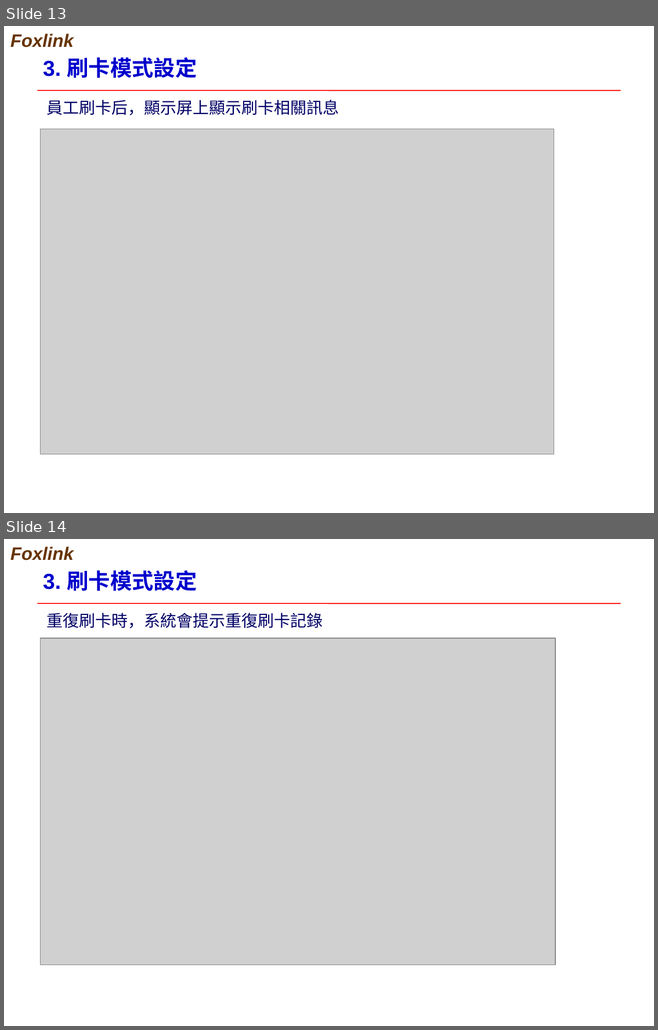
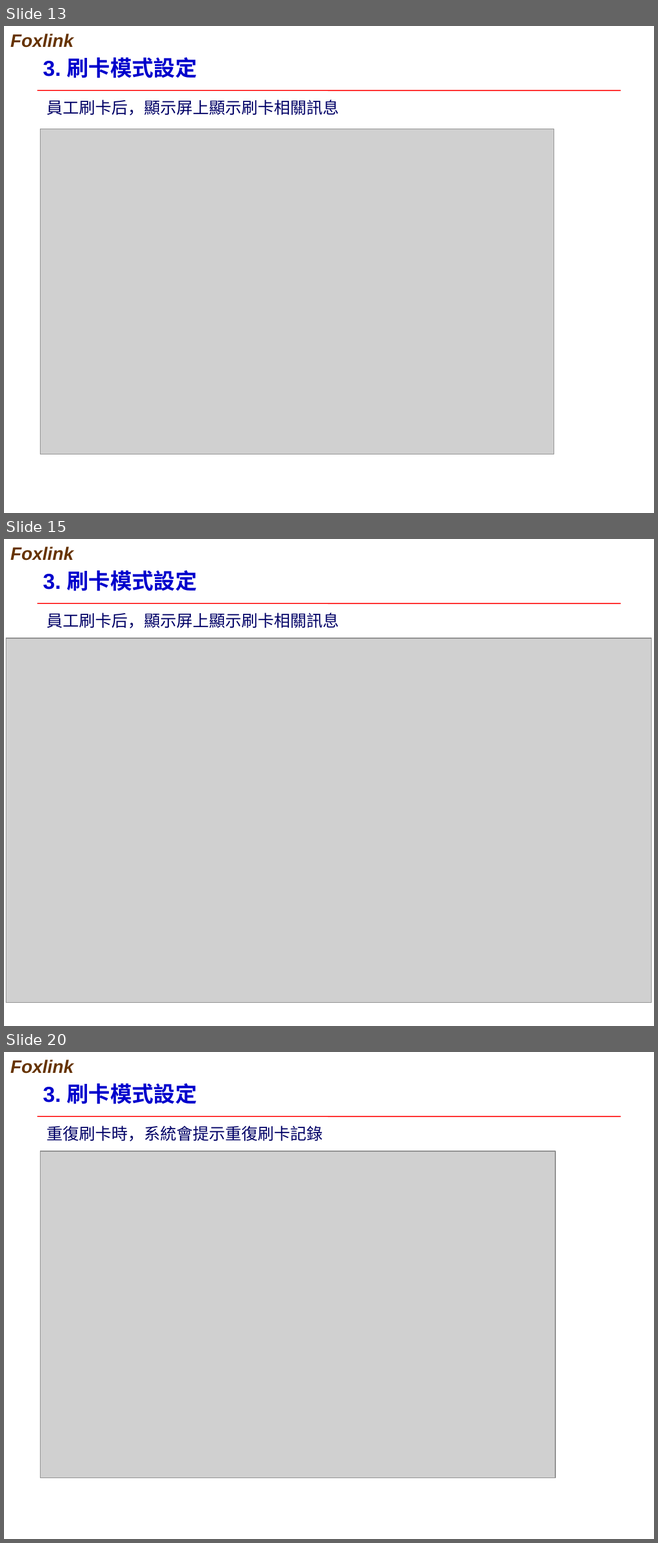
Before and after one commit to asd3354389/RealTime, a slide deck: WebContent/resources/ppt/實時工時系統USERGUIDE.pptx. Shown one above the other, each under a label of ours: slides 13 and 14 before the commit, slides 13, 15 and 20 after it; the slides between them are not shown. The pictures are 658x1030 and 658x1543 pixels, drawn with LibreOffice and Linux fonts; fonts in the diff are those of the drawing; grey boxes stand for pictures; background and template pictures are left out. Boxes give left, top, right and bottom in pixels: in the first picture for what was removed or moved away, otherwise in the second. Text is boxed around its words. In the diff, an @@ line names an element or a change of style, - is before the commit and + after.

```diff
--- a/WebContent/resources/ppt/實時工時系統USERGUIDE.pptx
+++ b/WebContent/resources/ppt/實時工時系統USERGUIDE.pptx
@@ slide 15 added at [4, 539, 654, 1026], background picture (left out); not listed: 2 template elements that a slide beside it also shows @@
@@ title added at [43, 570, 197, 591], 24 pt, text #0000CC, bold @@
+3. 刷卡模式設定
@@ text added at [47, 613, 339, 628], 18 pt, text #000066 @@
+員工刷卡后，顯示屏上顯示刷卡相關訊息
@@ picture added at [6, 638, 651, 1003] @@
@@ what was slide 14 is now slide 20 @@
```
Also in this commit, not shown: 1 slide changed, 5 other slides added, 1 other file.
